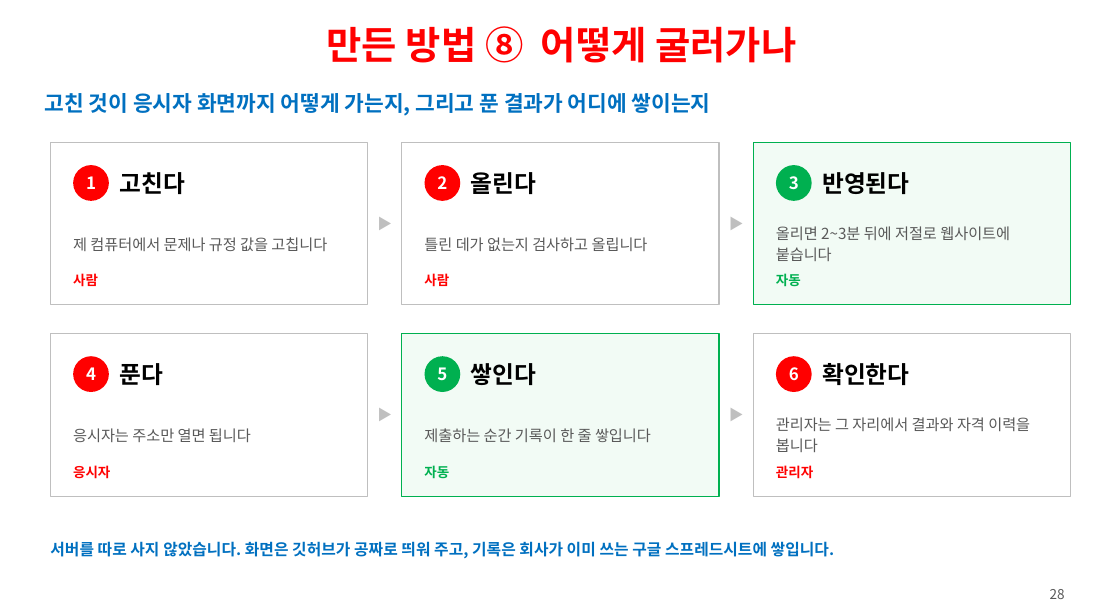
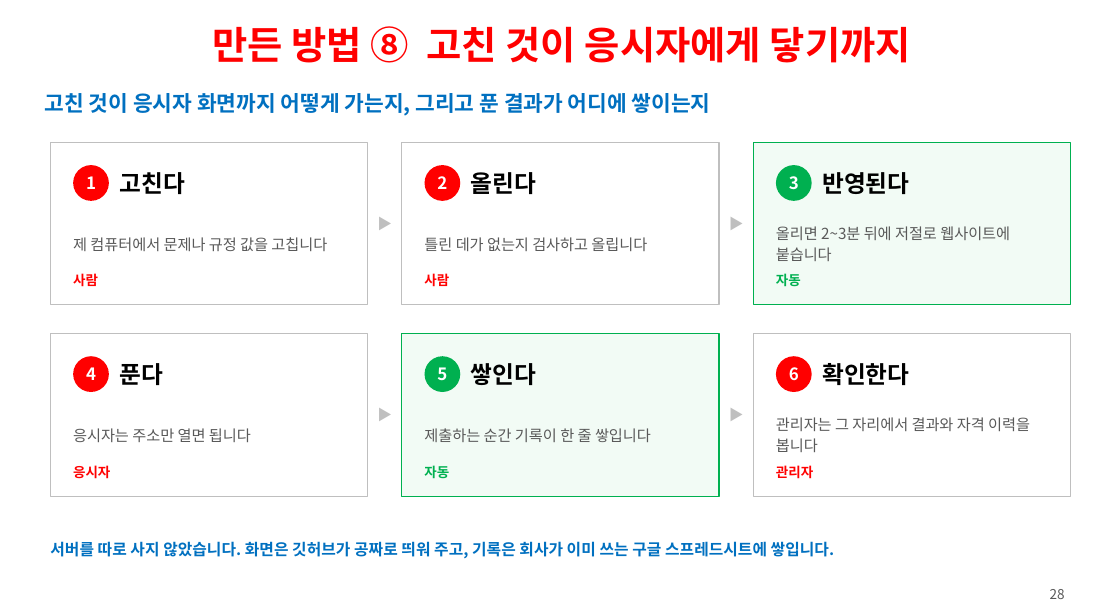
Before and after one commit to ys1277-sys/HIENDT-CBT, a slide deck: slide 28 of docs/발표자료-CBT-2026-08.pptx. Drawn at 1120x610 pixels with LibreOffice and Linux fonts; fonts in the diff are those of the drawing. Boxes give left, top, right and bottom in pixels: in the first picture for what was removed or moved away, otherwise in the second. Text is boxed around its words. In the diff, an @@ line names an element or a change of style, - is before the commit and + after.

```diff
--- a/docs/발표자료-CBT-2026-08.pptx
+++ b/docs/발표자료-CBT-2026-08.pptx
@@ text at (212, 26, 911, 63): text changed @@
-만든 방법 ⑧ 어떻게 굴러가나
+만든 방법 ⑧ 고친 것이 응시자에게 닿기까지
```
Also in this commit, not shown: 11 other slides changed, 1 other file.
